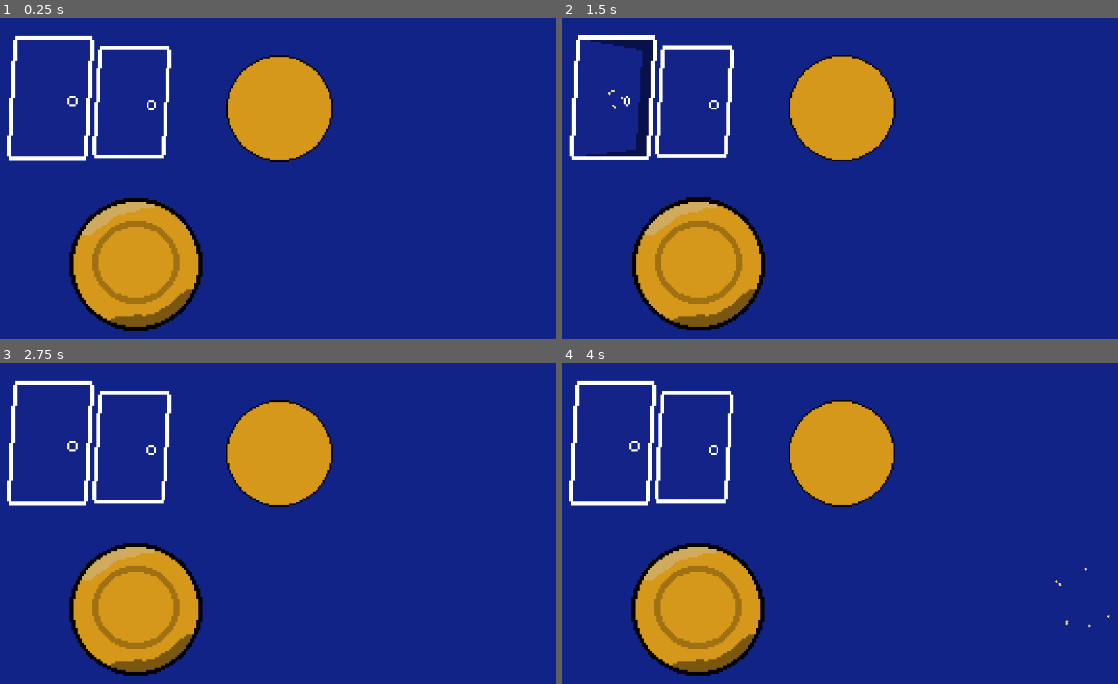
Above: before the commit, frames 1-4 (two rows, left to right).
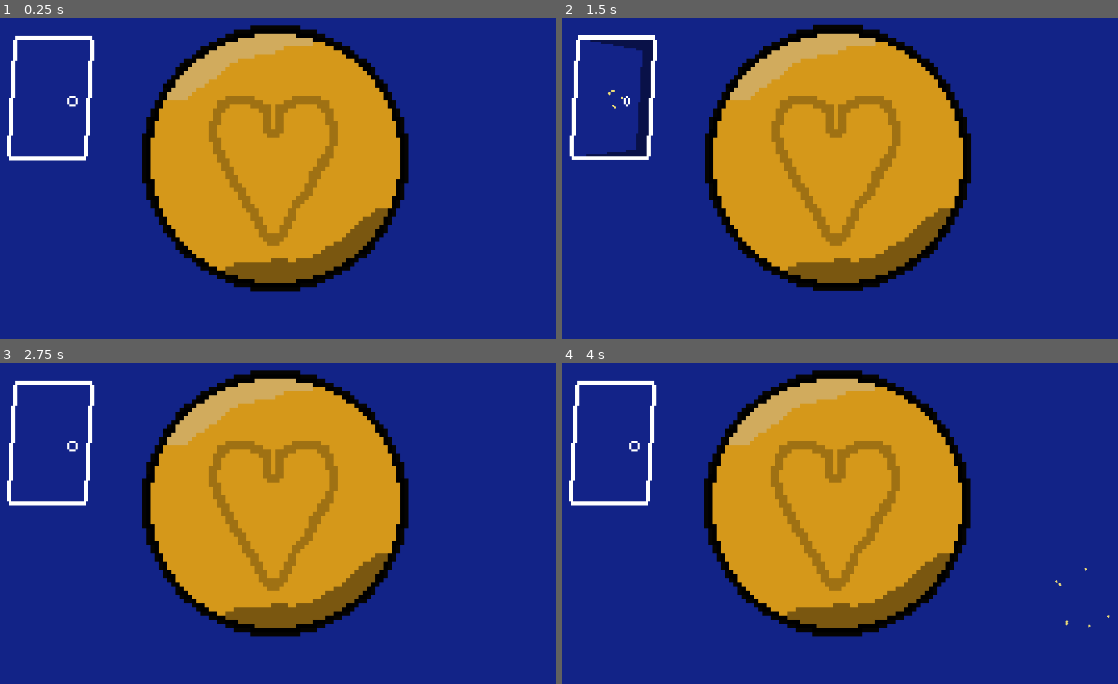
Above: after the commit, the same moments.

Repository: AysbergTr/gamejam-github
Game: Godot game, scene res://scenes/game.tscn
The game is run twice, just before and just after one commit, with the same random seed, the same clock (stepped at 60 frames per second) and the same inputs.
Inputs (mouse positions are in pixels of both pictures, inside the frame that each line leads up to):
- Up to frame 1 (0.25 s): no input
- Up to frame 2 (1.5 s): tap Enter (ui_accept) at 0.5, 0.77 s; move the mouse to (840, 107) at 0.52 s; hold Right (ui_right) from 0.53 s (still down); click (840, 107) at 0.67 s; move the mouse to (612, 98) at 1.27 s; click (612, 98) at 1.42 s
- Up to frame 3 (2.75 s): tap Enter (ui_accept) at 1.52, 2 s; move the mouse to (361, 407) at 2.02 s; release Right (ui_right) at 2.03 s; hold Left (ui_left) from 2.03 s (still down); click (361, 407) at 2.17 s
- Up to frame 4 (4 s): move the mouse to (801, 594) at 2.77 s; release Left (ui_left) at 2.78 s; hold Right (ui_right) from 2.78 s (still down); click (801, 594) at 2.92 s; tap Enter (ui_accept) at 3.02, 3.5, 3.77 s; move the mouse to (1079, 571) at 3.52 s; click (1079, 571) at 3.67 s

The runs differ from the first frame. In frame 1, 35% of the frame differs, in the area x 12-74%, y 2-98%; in frame 2, 35%; in frame 3, 35%; in frame 4, 35%.

Commit message:
Some of the collisions
-Added 6 different (inside) collision that if we click on them the function GameOver() is called (but it only prints "Game Over")

Diff:
--- /dev/null
+++ b/scenes/biscuit.tscn
@@ -0,0 +1,64 @@
+[gd_scene load_steps=5 format=3 uid="uid://g42yt0gbrh85"]
+
+[ext_resource type="Script" uid="uid://v2o6f70pegce" path="res://scripts/Biscuit.gd" id="1_ug7ah"]
+[ext_resource type="Texture2D" uid="uid://drj4a4r53yw2n" path="res://assets/Cookie Shapes/PentagonBiscuit.png" id="2_ug7ah"]
+
+[sub_resource type="CircleShape2D" id="CircleShape2D_f5day"]
+radius = 32.0
+
+[sub_resource type="CircleShape2D" id="CircleShape2D_ug7ah"]
+radius = 35.0143
+
+[node name="Biscuit" type="Area2D"]
+script = ExtResource("1_ug7ah")
+
+[node name="CollisionShape2D" type="CollisionShape2D" parent="."]
+position = Vector2(1, -32)
+scale = Vector2(2, 2)
+shape = SubResource("CircleShape2D_f5day")
+
+[node name="Sprite2D" type="Sprite2D" parent="."]
+position = Vector2(1, -32)
+scale = Vector2(2, 2)
+texture = ExtResource("2_ug7ah")
+
+[node name="Triangle" type="Area2D" parent="."]
+
+[node name="CollisionPolygon2D" type="CollisionPolygon2D" parent="Triangle"]
+polygon = PackedVector2Array(4, -70, -34, -8, 40, -11)
+
+[node name="Square" type="Area2D" parent="."]
+
+[node name="CollisionPolygon2D" type="CollisionPolygon2D" parent="Square"]
+polygon = PackedVector2Array(-23, -60, -23, -8, 29, -8, 29, -60)
+
+[node name="Circle" type="Area2D" parent="."]
+
+[node name="CollisionShape2D" type="CollisionShape2D" parent="Circle"]
+position = Vector2(1, -34)
+shape = SubResource("CircleShape2D_ug7ah")
+
+[node name="Star" type="Area2D" parent="."]
+
+[node name="CollisionPolygon2D" type="CollisionPolygon2D" parent="Star"]
+polygon = PackedVector2Array(4, -63, -2, -49, -18, -48, -4, -35, -13, -13, 5, -27, 22, -13, 15, -36, 27, -48, 9, -49)
+
+[node name="Heart" type="Area2D" parent="."]
+
+[node name="CollisionPolygon2D" type="CollisionPolygon2D" parent="Heart"]
+polygon = PackedVector2Array(1, -39, -5, -43, -8, -54, -18, -56, -24, -49, -24, -38, 0, 2, 25, -40, 25, -48, 18, -57, 8, -54, 7, -46)
+
+[node name="Pentagon" type="Area2D" parent="."]
+
+[node name="CollisionPolygon2D" type="CollisionPolygon2D" parent="Pentagon"]
+polygon = PackedVector2Array(-1, -67, -34, -42, -23, -5, 12, -3, 30, -43)
+
+[connection signal="input_event" from="." to="." method="_on_input_event"]
+[connection signal="mouse_entered" from="." to="." method="_on_mouse_entered"]
+[connection signal="mouse_exited" from="." to="." method="_on_mouse_exited"]
+[connection signal="input_event" from="Triangle" to="." method="_on_triangle_input_event"]
+[connection signal="input_event" from="Square" to="." method="_on_square_input_event"]
+[connection signal="input_event" from="Circle" to="." method="_on_circle_input_event"]
+[connection signal="input_event" from="Star" to="." method="_on_star_input_event"]
+[connection signal="input_event" from="Heart" to="." method="_on_heart_input_event"]
+[connection signal="input_event" from="Pentagon" to="." method="_on_pentagon_input_event"]
--- a/scenes/game.tscn
+++ b/scenes/game.tscn
@@ -1,14 +1,9 @@
-[gd_scene load_steps=9 format=3 uid="uid://7mqlexcnwkvy"]
+[gd_scene load_steps=5 format=3 uid="uid://7mqlexcnwkvy"]
 
 [ext_resource type="Script" uid="uid://b03ke3pjmjvfd" path="res://scripts/game.gd" id="1_iywne"]
-[ext_resource type="Texture2D" uid="uid://beb1jgo6pbulf" path="res://assets/PlainBiscuit.png" id="1_uwrxv"]
-[ext_resource type="Script" uid="uid://cve6wjgm3ulyn" path="res://scripts/biscuit_deneme.gd" id="3_lbhrr"]
-[ext_resource type="Texture2D" uid="uid://dlc0hucnvfwjk" path="res://assets/door (1).png" id="4_lbhrr"]
 [ext_resource type="AudioStream" uid="uid://cjddc7ckfa4xc" path="res://sfx/clicking_sound.wav" id="5_iywne"]
 [ext_resource type="PackedScene" uid="uid://i28mfgee7hxj" path="res://scenes/door.tscn" id="6_p57ef"]
-[ext_resource type="Texture2D" uid="uid://dc1sskcd56dmg" path="res://assets/Cookie Shapes/CircleBiscuit.png" id="7_u5sy4"]
-
-[sub_resource type="CircleShape2D" id="CircleShape2D_lnu2h"]
+[ext_resource type="PackedScene" uid="uid://g42yt0gbrh85" path="res://scenes/biscuit.tscn" id="8_gee14"]
 
 [node name="Game" type="Node2D"]
 script = ExtResource("1_iywne")
@@ -19,25 +14,8 @@
 color = Color(0.0745098, 0.137255, 0.533333, 1)
 polygon = PackedVector2Array(0, 0, 0, 250, 500, 250, 500, 0)
 
-[node name="Area2D" type="Area2D" parent="."]
-position = Vector2(0, -25)
-scale = Vector2(0.8, 0.8)
-script = ExtResource("3_lbhrr")
-
-[node name="CollisionShape2D" type="CollisionShape2D" parent="Area2D"]
-scale = Vector2(3.22, 3.22)
-shape = SubResource("CircleShape2D_lnu2h")
-
-[node name="PlainBiscuit" type="Sprite2D" parent="Area2D"]
-texture = ExtResource("1_uwrxv")
-
 [node name="Camera2D" type="Camera2D" parent="."]
 zoom = Vector2(3, 3)
-
-[node name="Door(1)" type="Sprite2D" parent="."]
-position = Vector2(-71, -28)
-scale = Vector2(0.9, 0.9)
-texture = ExtResource("4_lbhrr")
 
 [node name="ClickingSound" type="AudioStreamPlayer2D" parent="."]
 stream = ExtResource("5_iywne")
@@ -45,9 +23,6 @@
 [node name="Door" parent="." instance=ExtResource("6_p57ef")]
 position = Vector2(-110, 0)
 
-[node name="CircleBiscuit" type="Sprite2D" parent="."]
-position = Vector2(-69, 50)
-texture = ExtResource("7_u5sy4")
-
-[connection signal="mouse_entered" from="Area2D" to="Area2D" method="_on_mouse_entered"]
-[connection signal="mouse_exited" from="Area2D" to="Area2D" method="_on_mouse_exited"]
+[node name="Biscuit" parent="." instance=ExtResource("8_gee14")]
+position = Vector2(-3, 31)
+CookieName = 4
--- /dev/null
+++ b/scripts/Biscuit.gd
@@ -0,0 +1,80 @@
+extends Area2D
+
+const NEEDLE = preload("res://assets/Needle.png")
+const USUAL_CURSOR = preload("res://assets/hand_small_point.png")
+@onready var clicking_sound: AudioStreamPlayer2D = $"../ClickingSound"
+const COOKIE = preload("res://sfx/cookie.wav")
+const CLICKING_SOUND = preload("res://sfx/clicking_sound.wav")
+
+#Handles different sprites
+@onready var sprite_2d: Sprite2D = $Sprite2D
+@export_enum("Triangle", "Square", "Circle",
+			 "Star", "Heart", "Pentagon",
+			 "Umbrella","Half Moon", "Lightning Bolt",
+			 "Snowflake", "8 Point Star", "Skull") var CookieName
+
+#ALL COOKIE SPRITES
+const TRIANGLE_BISCUIT = preload("res://assets/Cookie Shapes/TriangleBiscuit.png")
+const SQUARE_BISCUIT = preload("res://assets/Cookie Shapes/SquareBiscuit.png")
+const CIRCLE_BISCUIT = preload("res://assets/Cookie Shapes/CircleBiscuit.png")
+const STAR_BISCUIT = preload("res://assets/Cookie Shapes/StarBiscuit.png")
+const HEART_BISCUIT = preload("res://assets/Cookie Shapes/HeartBiscuit.png")
+const PENTAGON_BISCUIT = preload("res://assets/Cookie Shapes/PentagonBiscuit.png")
+const UMBREALLA_BISCUIT = preload("res://assets/Cookie Shapes/UmbreallaBiscuit.png")
+const MOON_BISCUIT = preload("res://assets/Cookie Shapes/MoonBiscuit.png")
+const THUNDER_BISCUIT = preload("res://assets/Cookie Shapes/ThunderBiscuit.png")
+
+var CookieShape := [TRIANGLE_BISCUIT, SQUARE_BISCUIT, CIRCLE_BISCUIT,
+				   STAR_BISCUIT, HEART_BISCUIT, PENTAGON_BISCUIT,
+				   UMBREALLA_BISCUIT, MOON_BISCUIT, THUNDER_BISCUIT]
+func _ready() -> void:
+	print(CookieName)
+	sprite_2d.texture = CookieShape[CookieName]
+
+func GameOver() -> void:
+	print("Game over")
+
+
+#All inside collisions options (its not a good code)
+func _on_triangle_input_event(viewport: Node, event: InputEvent, shape_idx: int) -> void:
+	if CookieName == 0:
+		if event is InputEventMouseButton and event.is_pressed():
+			GameOver()
+
+func _on_square_input_event(viewport: Node, event: InputEvent, shape_idx: int) -> void:
+	if CookieName == 1:
+		if event is InputEventMouseButton and event.is_pressed():
+			GameOver()
+
+func _on_circle_input_event(viewport: Node, event: InputEvent, shape_idx: int) -> void:
+	if CookieName == 2:
+		if event is InputEventMouseButton and event.is_pressed():
+			GameOver()
+
+func _on_star_input_event(viewport: Node, event: InputEvent, shape_idx: int) -> void:
+	if CookieName == 3:
+		if event is InputEventMouseButton and event.is_pressed():
+			GameOver()
+
+func _on_heart_input_event(viewport: Node, event: InputEvent, shape_idx: int) -> void:
+	if CookieName == 4:
+		if event is InputEventMouseButton and event.is_pressed():
+			GameOver()
+
+func _on_pentagon_input_event(viewport: Node, event: InputEvent, shape_idx: int) -> void:
+	if CookieName == 5:
+		if event is InputEventMouseButton and event.is_pressed():
+			GameOver()
+
+#Changes the cursor image and the clicking sound
+func _on_mouse_entered() -> void:
+	Input.set_custom_mouse_cursor(NEEDLE, Input.CURSOR_ARROW, Vector2(24, 36))
+	clicking_sound.stream = COOKIE
+func _on_mouse_exited() -> void:
+	Input.set_custom_mouse_cursor(USUAL_CURSOR, Input.CURSOR_ARROW, Vector2(8, 8))
+	clicking_sound.stream = CLICKING_SOUND
+
+func _on_input_event(viewport: Node, event: InputEvent, shape_idx: int) -> void:
+	if event is InputEventMouseButton and event.is_pressed():
+		#print("Mouse Click/Unclick at: ", event.position)
+		pass
--- a/scripts/game.gd
+++ b/scripts/game.gd
@@ -54,7 +54,7 @@
 
 func _input(event):
 	if event is InputEventMouseButton and event.is_pressed():
-		print("Mouse Click/Unclick at: ", event.position)
+		#print("Mouse Click/Unclick at: ", event.position)
 		clicking_sound.play()
 		spawn_particle()
 		apply_shake()
Not shown, added: scripts/Biscuit.gd.uid
Not shown, added: sfx/cookie.wav.import
Not shown, added: sfx/cookie.wav
